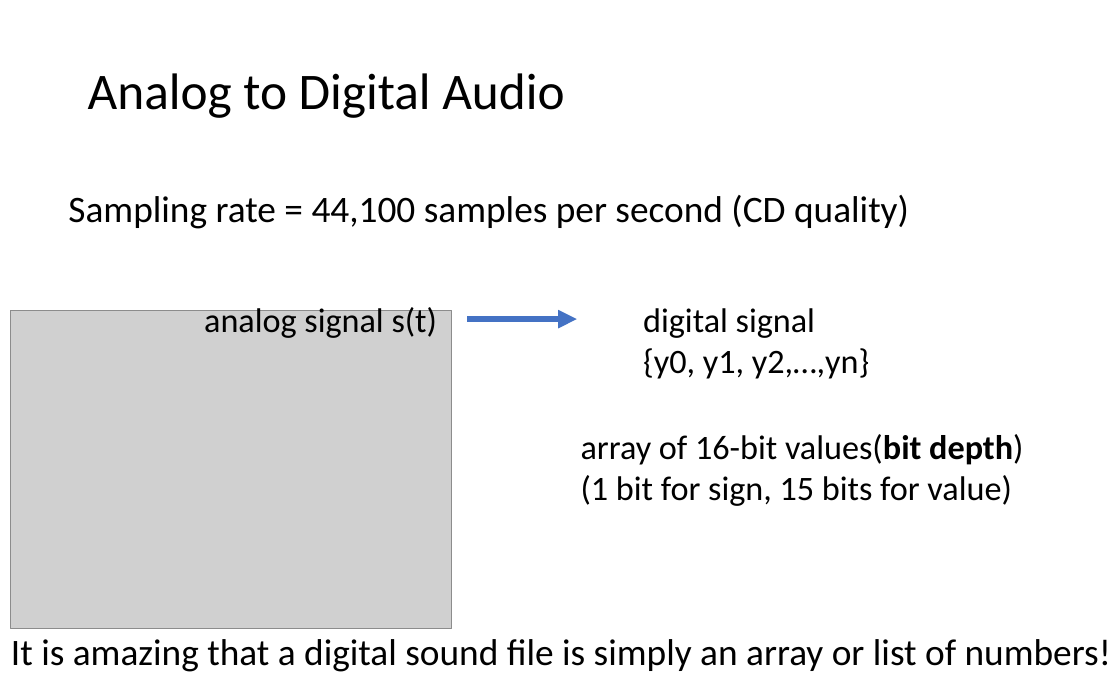
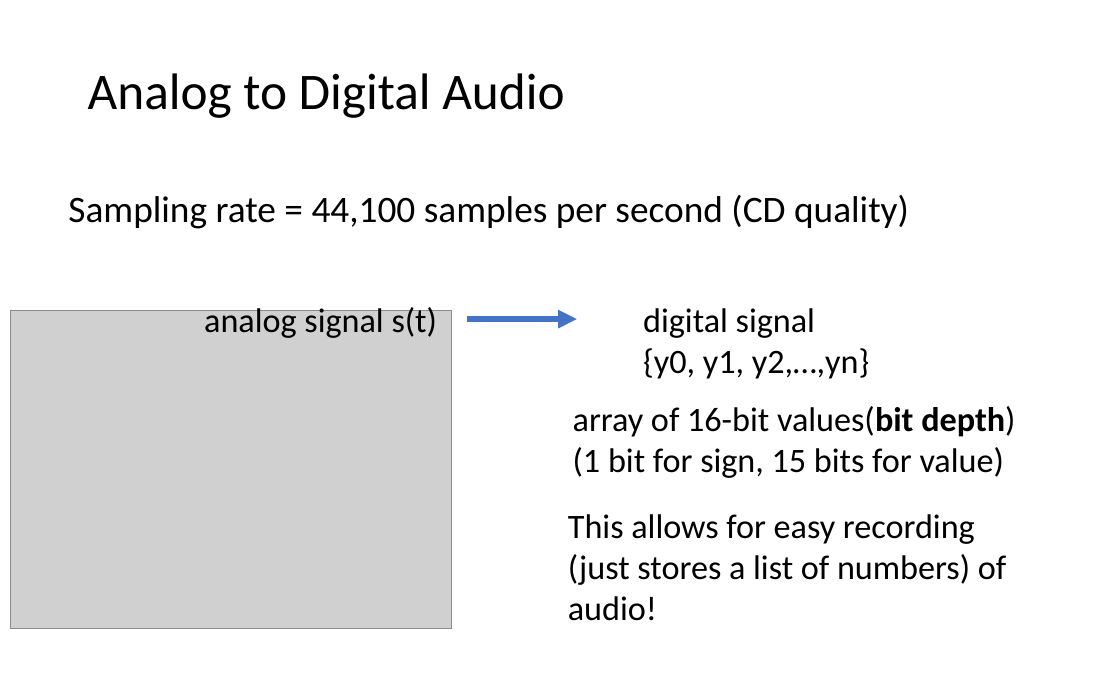
Before and after one commit to LongBaoNguyen/longbaonguyen.github.io, a slide deck: slide 4 of courses/apcsp/lect16.pptx. Drawn at 1120x700 pixels with LibreOffice and Linux fonts; fonts in the diff are those of the drawing; grey boxes stand for pictures; background and template pictures are left out. Boxes give left, top, right and bottom in pixels: in the first picture for what was removed or moved away, otherwise in the second. Text is boxed around its words. In the diff, an @@ line names an element or a change of style, - is before the commit and + after.

```diff
--- a/courses/apcsp/lect16.pptx
+++ b/courses/apcsp/lect16.pptx
@@ text "array of 16-bit values(bit depth)": place and size @@
-text "array of 16-bit values(bit depth)" at [581,434,1023,506]
+text "array of 16-bit values(bit depth)" at [573,406,1015,478]
@@ text added at [568,514,1006,621], 22 pt, text #000000 @@
+This allows for easy recording (just stores a list of numbers) of audio!
@@ text removed at [11,639,1111,672] @@
-It is amazing that a digital sound file is simply an array or list of numbers!
```
Also in this commit, not shown: 3 other slides changed, 3 slides added, 4 slides removed, 10 other files.
